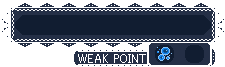
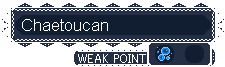
Two versions of the same layered image (225×67). Layer-by-layer changes:
renamed "Pasted Layer" to "Chaetoucan", showed it, moved it above "BG", painted on it over [22, 19, 108, 31]
